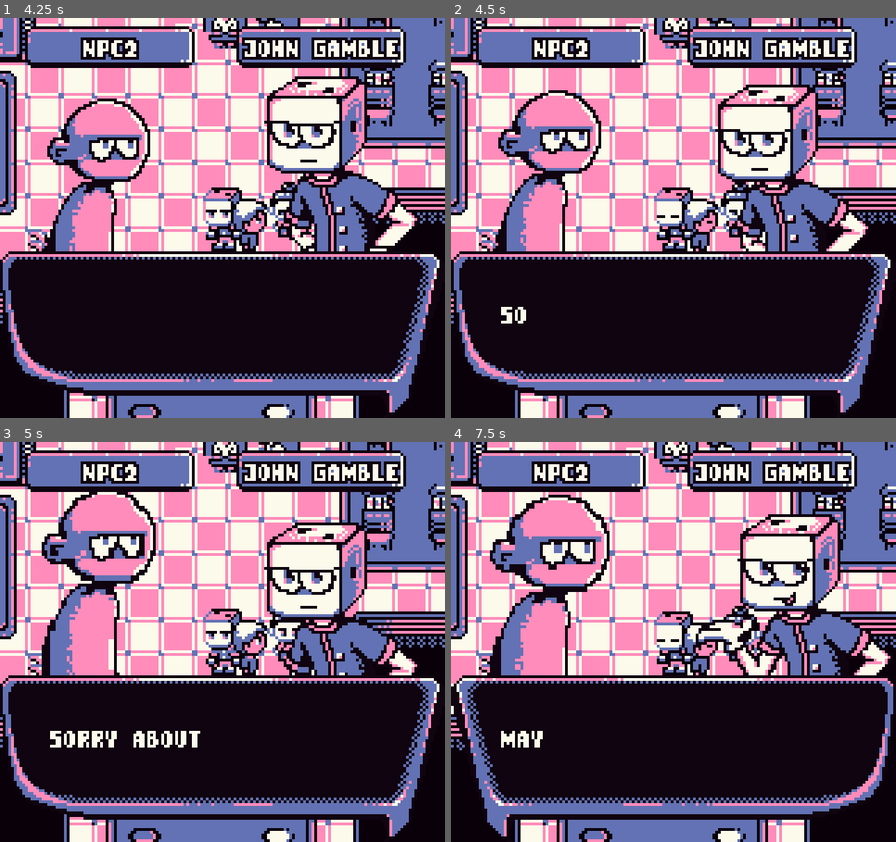
Above: before the commit, frames 1-4 (two rows, left to right).
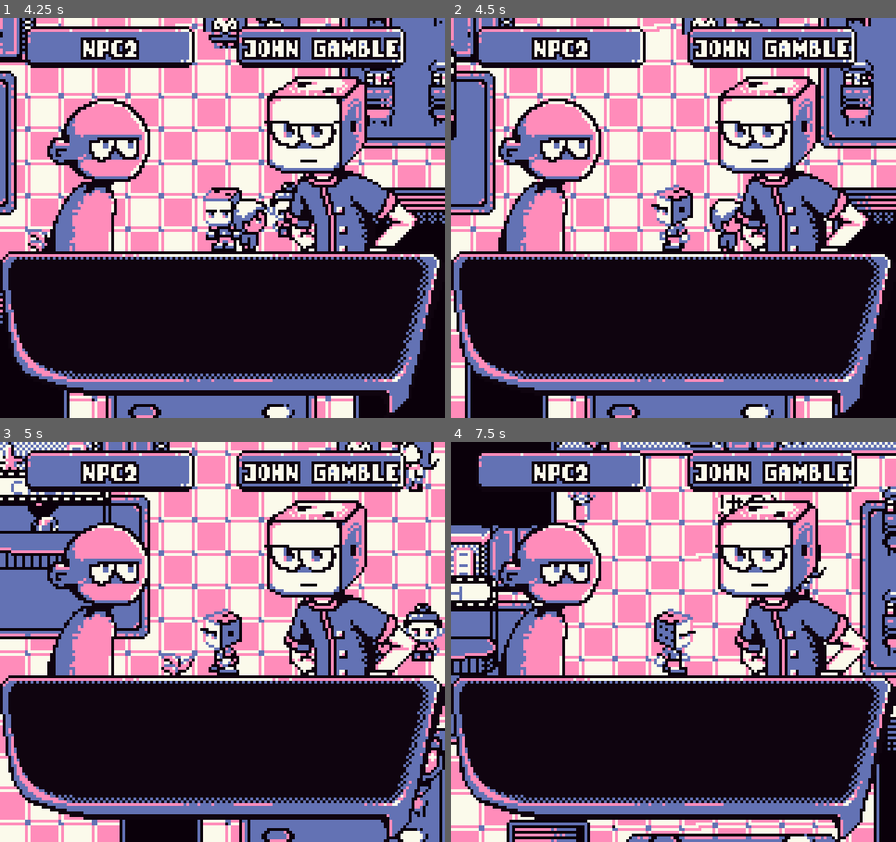
Above: after the commit, the same moments.

Repository: 0xspiderr/gbjam13_gamejam
Game: Godot game, scene res://scenes/game/game.tscn
The game is run twice, just before and just after one commit, with the same random seed, the same clock (stepped at 60 frames per second) and the same inputs.
Inputs:
- Up to frame 1 (4.25 s): hold D (right) 0.53-1.28 s; hold Space (interact) 0.53-1.28 s; hold S (down) 1.28-2.03 s; tap Space (interact) at 1.35, 2.85 s; hold D (right) 2.03-2.78 s; hold Space (interact) 2.03-2.78 s; hold W (up) 2.78-3.53 s; hold A (left) from 3.53 s (still down); hold Space (interact) from 3.53 s (still down)
- Up to frame 2 (4.5 s): keep holding A (left); release Space (interact) at 4.28 s; tap Space (interact) at 4.35 s
- Up to frame 3 (5 s): keep holding A (left)
- Up to frame 4 (7.5 s): release A (left) at 5.03 s; hold S (down) 5.03-5.78 s; hold Space (interact) 5.03-5.78 s; hold D (right) 5.78-6.53 s; tap Space (interact) at 5.85, 7.35 s; hold W (up) 6.53-7.28 s; hold Space (interact) 6.53-7.28 s; hold D (right) from 7.28 s (still down)

Frame 1 is identical in both runs. In frame 2, 36% of the frame differs, in the area x 0-100%, y 0-100%; in frame 3, 33%; in frame 4, 47%.

Commit message:
finished interactable ui for doors

Diff:
--- a/components/interactable_component/interactable_component.gd
+++ b/components/interactable_component/interactable_component.gd
@@ -8,6 +8,8 @@
 @onready var collision_shape: CollisionShape2D = %CollisionShape
 var scene_to_change: PackedScene = null
 const LEVEL_0: PackedScene = preload("res://scenes/levels/level0.tscn")
+@onready var dialogue_box: DialogueBox = $DialogueBox
+
 
 func _ready() -> void:
 	# when a new interactable spawns get the first animation from it's resource
@@ -21,9 +23,8 @@
 
 
 func _on_interactable_component_area_body_entered(body: Node2D) -> void:
-	if PlayerData.keys_obtained >= interactable_stats.needs_keys:
-		if body is Player:
-			EventBus.entered_interactable_area.emit(scene_to_change)
+	if body is Player:
+		EventBus.entered_interactable_area.emit(scene_to_change, self)
 
 
 func _set_shapes() -> void:
--- a/components/interactable_component/interactable_component.tscn
+++ b/components/interactable_component/interactable_component.tscn
@@ -1,6 +1,7 @@
-[gd_scene load_steps=2 format=3 uid="uid://boe3gvqcntc5i"]
+[gd_scene load_steps=3 format=3 uid="uid://boe3gvqcntc5i"]
 
 [ext_resource type="Script" uid="uid://cuejh3qliusqq" path="res://components/interactable_component/interactable_component.gd" id="1_5pheu"]
+[ext_resource type="PackedScene" uid="uid://b5ho1oy8lu7r5" path="res://ui/dialogue_box/dialogue_box.tscn" id="2_dai5t"]
 
 [node name="InteractableComponent" type="StaticBody2D"]
 script = ExtResource("1_5pheu")
@@ -16,5 +17,16 @@
 [node name="AnimatedSprite" type="AnimatedSprite2D" parent="InteractableComponentArea"]
 unique_name_in_owner = true
 
+[node name="DialogueBox" parent="." instance=ExtResource("2_dai5t")]
+anchors_preset = 8
+anchor_left = 0.5
+anchor_top = 0.5
+anchor_right = 0.5
+anchor_bottom = 0.5
+offset_left = 6.0
+offset_top = 107.0
+offset_right = 151.0
+offset_bottom = 140.0
+
 [connection signal="body_entered" from="InteractableComponentArea" to="." method="_on_interactable_component_area_body_entered"]
 [connection signal="body_exited" from="InteractableComponentArea" to="." method="_on_interactable_component_area_body_exited"]
--- a/scenes/game/game.gd
+++ b/scenes/game/game.gd
@@ -7,11 +7,16 @@
 @onready var scene_transition: SceneTransition = $SceneTransition
 @onready var stat_ui: Control = $CanvasLayer/StatUI
 
+
+var current_interactable: InteractableComponent = null
 var current_level: Node2D = null
 var current_enemy: Enemy = null
 var current_npc: NPC = null
 var interactable_scene_change: PackedScene = null
-
+@onready var door_level_ui: DialogueUI = $CanvasLayer/DoorLevelUI
+
+
+const DIALOGUE_BOX = preload("res://ui/dialogue_box/dialogue_box.tscn")
 const COMBAT_TSCN: PackedScene = preload("uid://cnseaei7cyk0j")
 @onready var dialogue_ui: DialogueUI = %DialogueUI
 @onready var dialogue_choices: DialogueChoices = %DialogueChoices
@@ -49,7 +54,8 @@
 
 	if event.is_action_pressed("interact"):
 		if PlayerData.can_interact:
-			_change_level_scene(interactable_scene_change)
+			if await _check_can_enter_level():
+				_change_level_scene(interactable_scene_change)
 
 		if PlayerData.can_talk and is_instance_valid(current_npc):
 			if current_npc.name == "Wife":
@@ -246,12 +252,38 @@
 
 
 #region INTERACTABLE SIGNALS
-func _on_entered_interactable_area(scene_to_change: PackedScene) -> void:
+func _on_entered_interactable_area(scene_to_change: PackedScene, interactable: InteractableComponent) -> void:
 	interactable_scene_change = scene_to_change
+	current_interactable = interactable
 	PlayerData.can_interact = true
+
+
+func _check_can_enter_level() -> bool:
+	if current_interactable.name.begins_with("Level"):
+		if PlayerData.keys_obtained < current_interactable.interactable_stats.needs_keys:
+			var needed_keys = current_interactable.interactable_stats.needs_keys
+
+			if needed_keys == 1:
+				door_level_ui.npc_name.hide()
+				door_level_ui.npc_sprites.sprite_frames = null
+				door_level_ui.dialogue_box.draw_text("I need the first key\n to enter")
+				door_level_ui.show()
+				await get_tree().create_timer(2.0).timeout
+			elif needed_keys == 2:
+				door_level_ui.npc_name.hide()
+				door_level_ui.npc_sprites.sprite_frames = null
+				door_level_ui.dialogue_box.draw_text("I need the second key\n to enter")
+				door_level_ui.show()
+				await get_tree().create_timer(2.0).timeout
+			PlayerData.can_interact = false
+		else:
+			PlayerData.can_interact = true
+	door_level_ui.hide()
+	return PlayerData.can_interact
 
 
 func _on_exited_interactable_area() -> void:
 	interactable_scene_change = null
+	current_interactable = null
 	PlayerData.can_interact = false
 #endregion
--- a/scenes/game/game.tscn
+++ b/scenes/game/game.tscn
@@ -26,5 +26,8 @@
 unique_name_in_owner = true
 visible = false
 
+[node name="DoorLevelUI" parent="CanvasLayer" instance=ExtResource("3_0sr1o")]
+visible = false
+
 [node name="SceneTransition" parent="." instance=ExtResource("5_lfrn8")]
 visible = false
